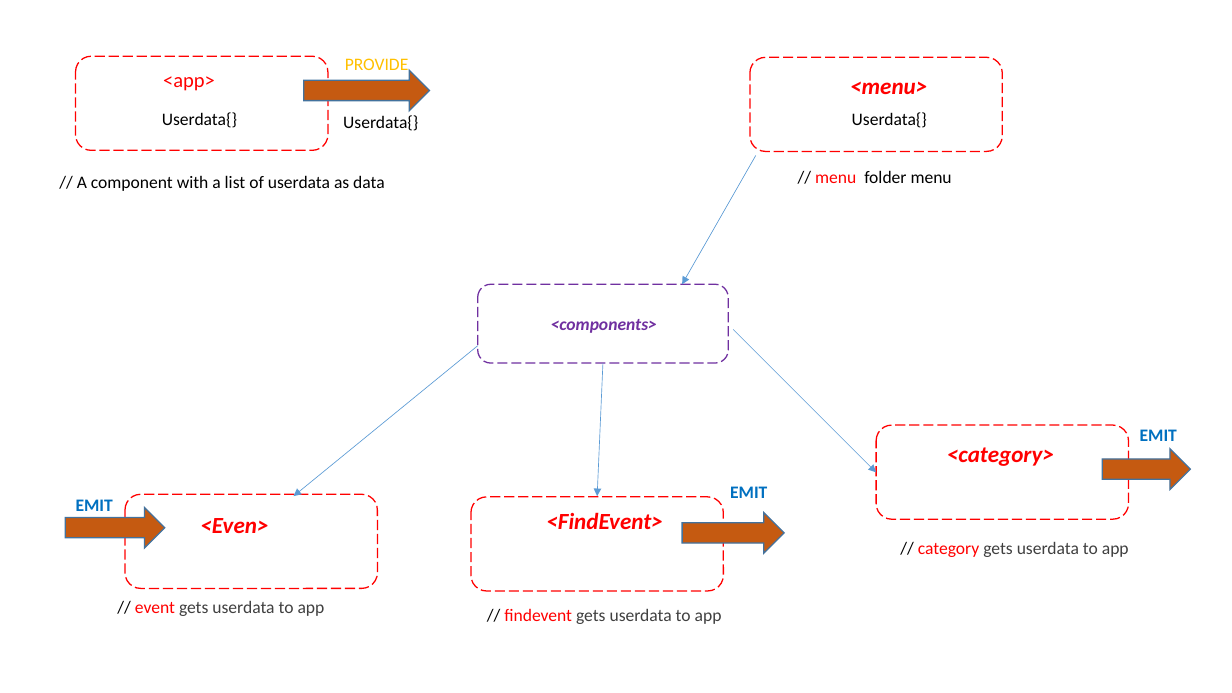
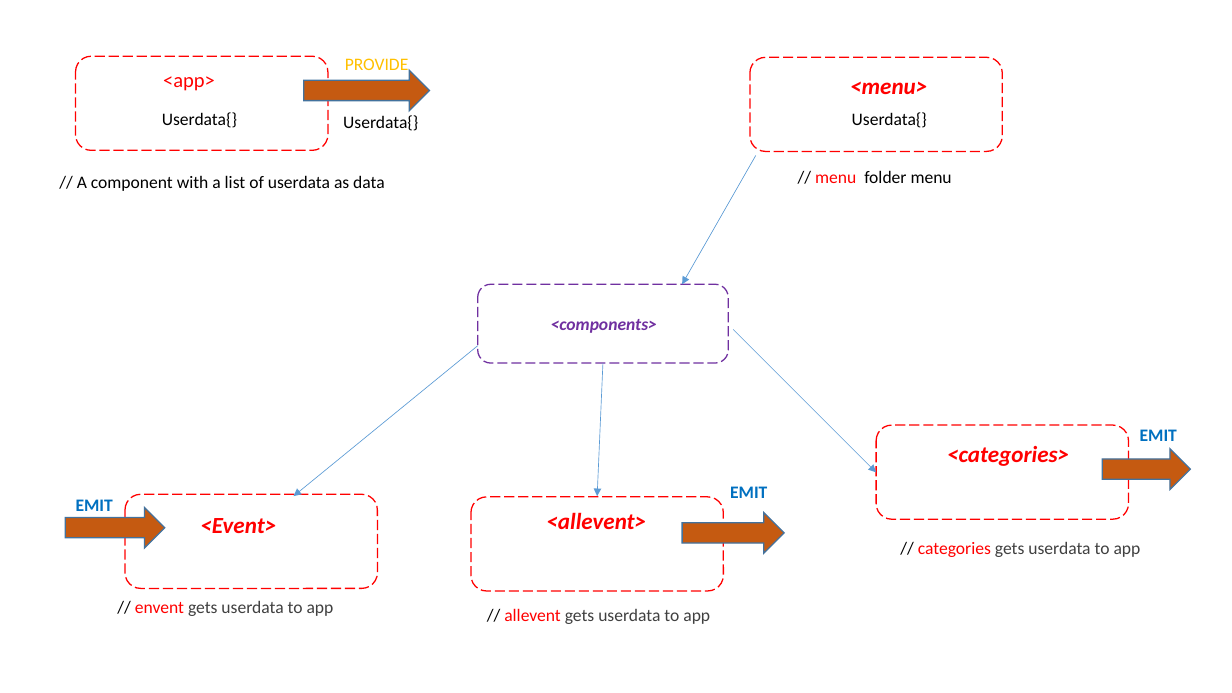
Before and after one commit to pnc-virtual-company/2021-G3-V2-PART1, a slide deck: slide 3 of docs/COMPONENT-DIAGRAM..pptx. Drawn at 1232x693 pixels with LibreOffice and Linux fonts; fonts in the diff are those of the drawing. Boxes give left, top, right and bottom in pixels: in the first picture for what was removed or moved away, otherwise in the second. Text is boxed around its words. In the diff, an @@ line names an element or a change of style, - is before the commit and + after.

```diff
--- a/docs/COMPONENT-DIAGRAM..pptx
+++ b/docs/COMPONENT-DIAGRAM..pptx
@@ text at [947,446,1069,466]: text changed @@
-<category>
+<categories>
@@ text at [200,518,276,533]: text changed @@
-<Even>
+<Event>
@@ text at [546,512,646,529]: text changed @@
-<FindEvent>
+<allevent>
@@ text at [918,542,1141,557]: text changed @@
-// category gets userdata to app
+// categories gets userdata to app
@@ text at [135,601,334,616]: text changed @@
-// event gets userdata to app
+// envent gets userdata to app
@@ text at [504,608,710,624]: text changed @@
-// findevent gets userdata to app
+// allevent gets userdata to app
```
Also in this commit, not shown: 16 other files.
